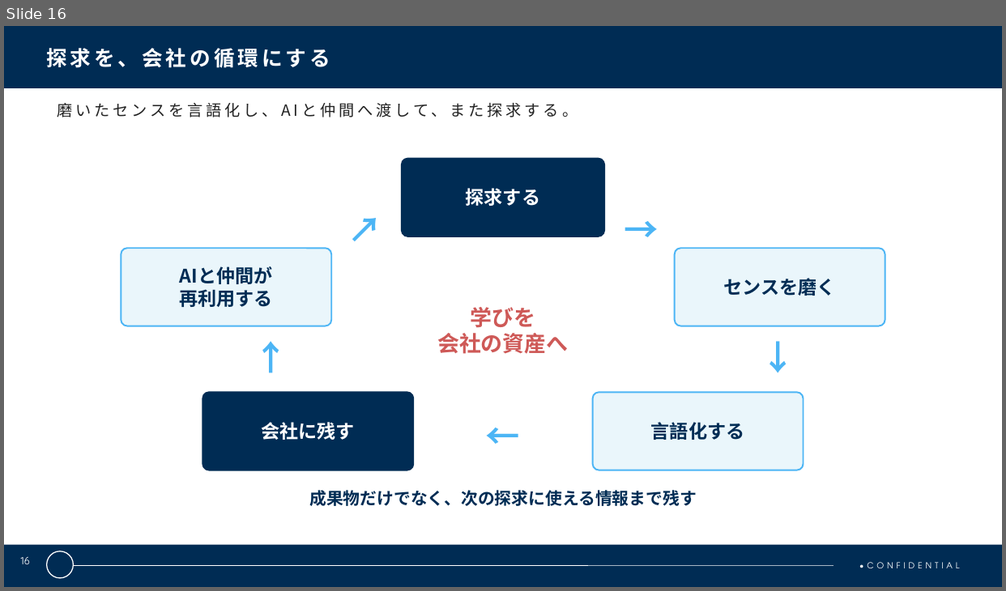
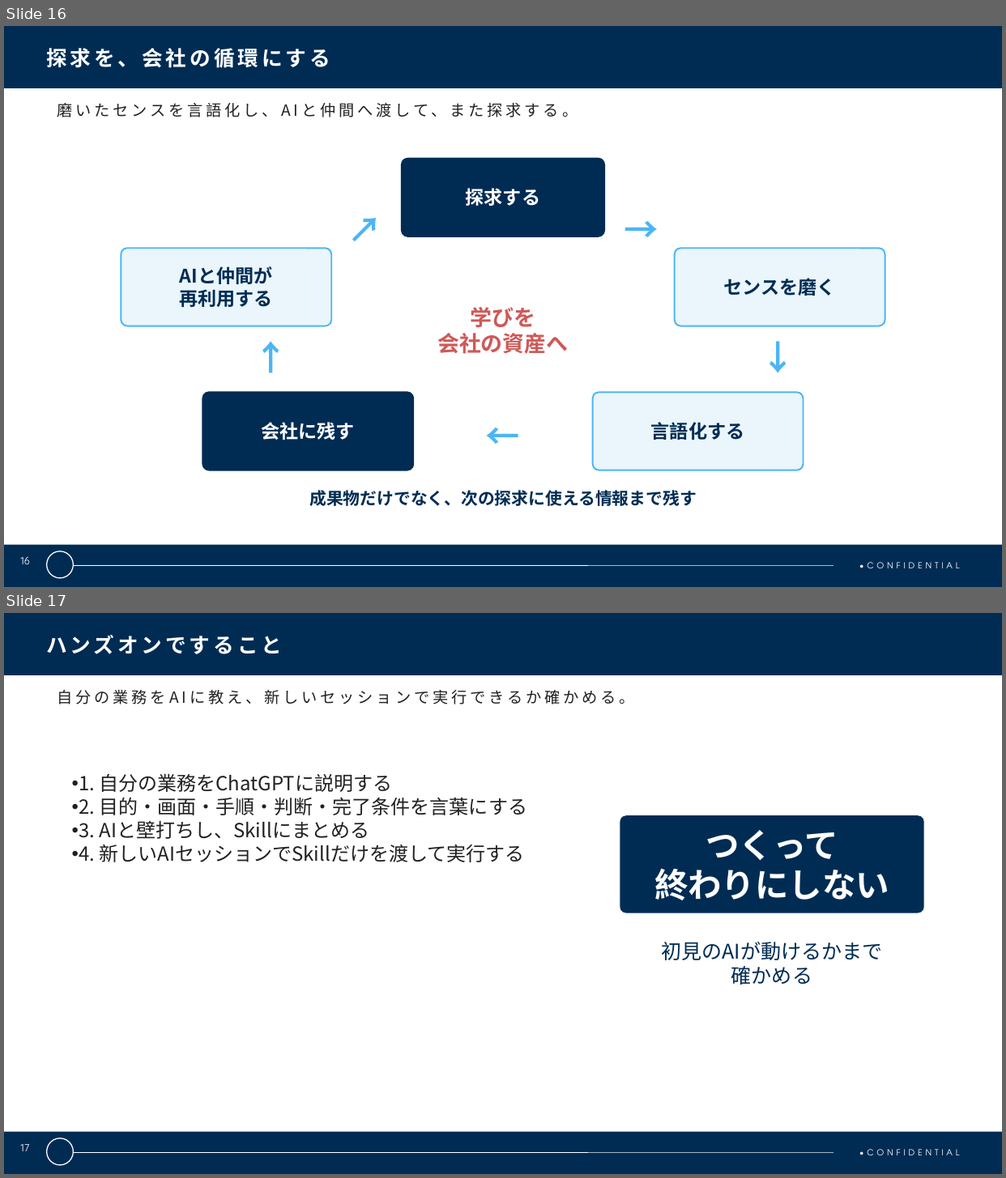
Before and after one commit to bnv-ichikawa/hands-on-benkyokai, a slide deck: docs/lectures/ai-era-work-mindset.pptx. Shown one above the other, each under a label of ours: slide 16 before the commit, slides 16 and 17 after it. The pictures are 1006x591 and 1006x1178 pixels, drawn with LibreOffice and Linux fonts; fonts in the diff are those of the drawing; background and template pictures are left out. Boxes give left, top, right and bottom in pixels: in the first picture for what was removed or moved away, otherwise in the second. Text is boxed around its words. In the diff, an @@ line names an element or a change of style, - is before the commit and + after.

Commit message:
docs: AI時代の仕事観にハンズオンを追加 (#21)

```diff
--- a/docs/lectures/ai-era-work-mindset.pptx
+++ b/docs/lectures/ai-era-work-mindset.pptx
@@ slide 17 added at box(4, 613, 1002, 1174), background #002C54; not listed: 4 template elements that a slide beside it also shows @@
@@ title added at box(46, 635, 282, 654), 20 pt, text #FFFFFF, bold @@
+ハンズオンですること
@@ text added at box(57, 689, 635, 705), 15 pt, text #212121 @@
+自分の業務をAIに教え、新しいセッションで実行できるか確かめる。
@@ text added at box(79, 773, 527, 862), 18.8 pt, text #212121 @@
+• 1. 自分の業務をChatGPTに説明する
+• 2. 目的・画面・手順・判断・完了条件を言葉にする
+• 3. AIと壁打ちし、Skillにまとめる
+• 4. 新しいAIセッションでSkillだけを渡して実行する
@@ rounded rectangle added at box(620, 815, 924, 914), fill #002C54, 32.2 pt, text #FFFFFF, bold @@
+つくって
+終わりにしない
@@ text added at box(661, 942, 882, 985), 19.5 pt, text #002C54 @@
+初見のAIが動けるかまで
+確かめる
@@ page number added at box(21, 1144, 30, 1152), 10 pt, text #FFFFFF @@
+17
```
Also in this commit, not shown: 1 slide changed, 1 other slide added, 1 other file.
